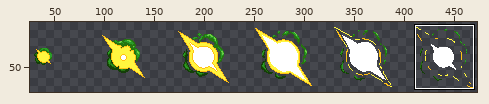
A sprite sheet gets an edit: items/active/cornsword/swoosh/explode.png. The picture above shows the old version from afar; the outline marks the close-up.
Close-up. First the earlier version:
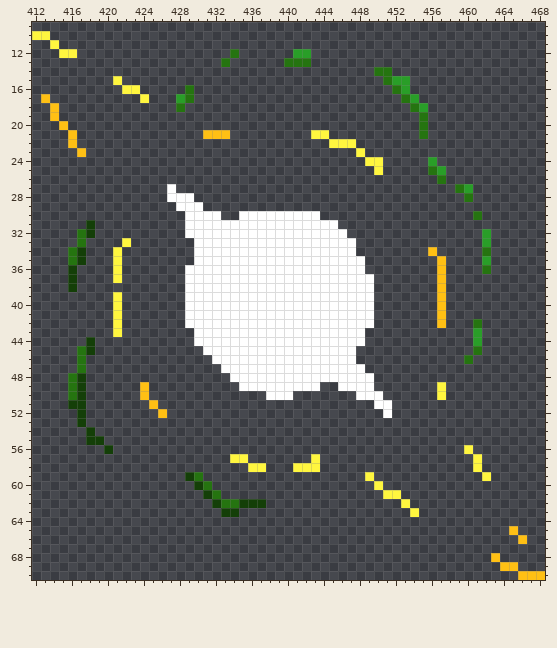
The file is 480x80 pixels. Shown: x 412..468, y 9..70. The wide view leaves out empty margins. The commit also changed other parts of the picture, which this record leaves out.
New version:
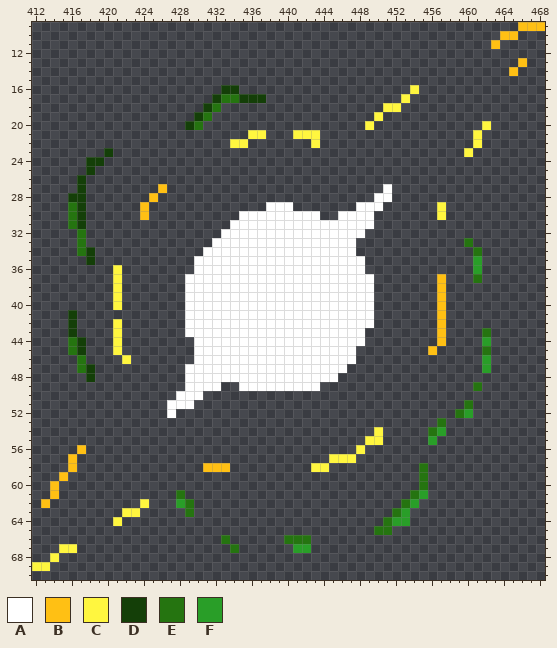
Palette (. is transparent): A #ffffff  B #ffc014  C #fff63f  D #143f08  E #257410  F #299e28
From old to new:
y 9: x 466..468 ... -> BBB
y 10: x 412..413 CC -> ..; x 464..465 .. -> BB
y 11: x 414 C -> .; x 463 . -> B
y 12: x 415..416 CC -> ..; x 434 E -> .; x 441..442 FF -> ..
y 13: x 433 E -> .; x 440..442 EEE -> ...; x 466 . -> B
y 14: x 450..451 EE -> ..; x 465 . -> B
y 15: x 421 C -> .; x 451..453 EFF -> ...
y 16: x 422..423 CC -> ..; x 429 E -> .; x 433..434 .. -> DD; x 452..454 EF. -> ..C
y 17: x 413 B -> .; x 424 C -> .; x 428..429 FE -> ..; x 432..437 ...... -> DEEDDD; x 453..454 EF -> C.
y 18: x 414 B -> .; x 428 E -> .; x 431..432 .. -> DE; x 451..452 .. -> CC; x 454..455 EF -> ..
y 19: x 414 B -> .; x 430..431 .. -> DE; x 450 . -> C; x 455 E -> .
y 20: x 415 B -> .; x 429..430 .. -> DE; x 449 . -> C; x 455 E -> .; x 462 . -> C
y 21: x 416 B -> .; x 431..433 BBB -> ...; x 436..437 .. -> CC; x 441..442 .. -> CC; x 444 C -> .; x 455 E -> .; x 461 . -> C
y 22: x 416 B -> .; x 434..435 .. -> CC; x 443 . -> C; x 445..447 CCC -> ...; x 461 . -> C
y 23: x 417 B -> .; x 420 . -> D; x 448 C -> .; x 460 . -> C
y 24: x 418..419 .. -> DD; x 449..450 CC -> ..; x 456 F -> .
y 25: x 418 . -> D; x 450 C -> .; x 456..457 EF -> ..
y 26: x 417 . -> D; x 457 E -> .
y 27: x 417 . -> D; x 426..427 .A -> B.; x 451 . -> A; x 459..460 EF -> ..
y 28: x 416..417 .. -> DD; x 425 . -> B; x 427..429 AAA -> ...; x 450..451 .. -> AA; x 460 E -> .
y 29: x 416..417 .. -> ED; x 424 . -> B; x 428..430 AAA -> ...; x 438..440 ... -> AAA; x 448..450 ... -> AAA; x 457 . -> C
y 30: x 416..417 .. -> ED; x 424 . -> B; x 429..432 AAAA -> ....; x 446..449 .... -> AAAA; x 457 . -> C; x 461 E -> .
y 31: x 416..418 ..D -> ED.; x 429..433 AAAAA -> .....; x 446..449 .... -> AAAA
y 32: x 418 D -> .; x 429..432 AAAA -> ....; x 447..448 .. -> AA; x 462 F -> .
y 33: x 422 C -> .; x 430..431 AA -> ..; x 460 . -> E; x 462 F -> .
y 34: x 416..418 ED. -> .ED; x 421 C -> .; x 430 A -> .; x 456 B -> .; x 461..462 .E -> E.
y 35: x 416..418 ED. -> ..D; x 421 C -> .; x 457 B -> .; x 461..462 .F -> F.
y 36: x 416 D -> .; x 429 A -> .; x 457 B -> .; x 461..462 .E -> F.
y 37: x 416 D -> .; x 461 . -> E
y 38: x 416 D -> .; x 421 . -> C
y 41: x 416 . -> D; x 421 C -> .
y 42: x 416 . -> D; x 461 E -> .
y 43: x 416 . -> D; x 429 . -> A; x 457 . -> B; x 461..462 F. -> .E
y 44: x 416..418 ..D -> ED.; x 421 . -> C; x 457 . -> B; x 461..462 F. -> .F
y 45: x 416..418 .ED -> ED.; x 421 . -> C; x 430 . -> A; x 456 . -> B; x 461..462 E. -> .E
y 46: x 422 . -> C; x 430..431 .. -> AA; x 460 E -> .; x 462 . -> F
y 47: x 418 . -> D; x 429..432 .... -> AAAA; x 447..448 AA -> ..; x 462 . -> F
y 48: x 416..418 ED. -> ..D; x 429..433 ..... -> AAAAA; x 446..449 AAAA -> ....
y 49: x 416..417 ED -> ..; x 424 B -> .; x 429..432 .... -> AAAA; x 446..449 AAAA -> ....; x 457 C -> .; x 461 . -> E
y 50: x 416..417 ED -> ..; x 424 B -> .; x 428..430 ... -> AAA; x 438..440 AAA -> ...; x 448..450 AAA -> ...; x 457 C -> .
y 51: x 416..417 DD -> ..; x 425 B -> .; x 427..429 ... -> AAA; x 450..451 AA -> ..; x 460 . -> E
y 52: x 417 D -> .; x 426..427 B. -> .A; x 451 A -> .; x 459..460 .. -> EF
y 53: x 417 D -> .; x 457 . -> E
y 54: x 418 D -> .; x 450 . -> C; x 456..457 .. -> EF
y 55: x 418..419 DD -> ..; x 449..450 .. -> CC; x 456 . -> F
y 56: x 417 . -> B; x 420 D -> .; x 448 . -> C; x 460 C -> .
y 57: x 416 . -> B; x 434..435 CC -> ..; x 443 C -> .; x 445..447 ... -> CCC; x 461 C -> .
y 58: x 416 . -> B; x 431..433 ... -> BBB; x 436..437 CC -> ..; x 441..442 CC -> ..; x 444 . -> C; x 455 . -> E; x 461 C -> .
y 59: x 415 . -> B; x 429..430 DE -> ..; x 449 C -> .; x 455 . -> E; x 462 C -> .
y 60: x 414 . -> B; x 430..431 DE -> ..; x 450 C -> .; x 455 . -> E
y 61: x 414 . -> B; x 428 . -> E; x 431..432 DE -> ..; x 451..452 CC -> ..; x 454..455 .. -> EF
y 62: x 413 . -> B; x 424 . -> C; x 428..429 .. -> FE; x 432..437 DEEDDD -> ......; x 453..454 C. -> EF
y 63: x 422..423 .. -> CC; x 429 . -> E; x 433..434 DD -> ..; x 452..454 ..C -> EF.
y 64: x 421 . -> C; x 451..453 ... -> EFF
y 65: x 450..451 .. -> EE; x 465 B -> .
y 66: x 433 . -> E; x 440..442 ... -> EEE; x 466 B -> .
y 67: x 415..416 .. -> CC; x 434 . -> E; x 441..442 .. -> FF
y 68: x 414 . -> C; x 463 B -> .
y 69: x 412..413 .. -> CC; x 464..465 BB -> ..
y 70: x 466..468 BBB -> ...
Where, in picture pixels (left, top, right, bottom), the same in both close-ups:
added: (491, 22, 545, 76)
changed: (32, 31, 491, 571)
erased: (491, 526, 545, 580)
